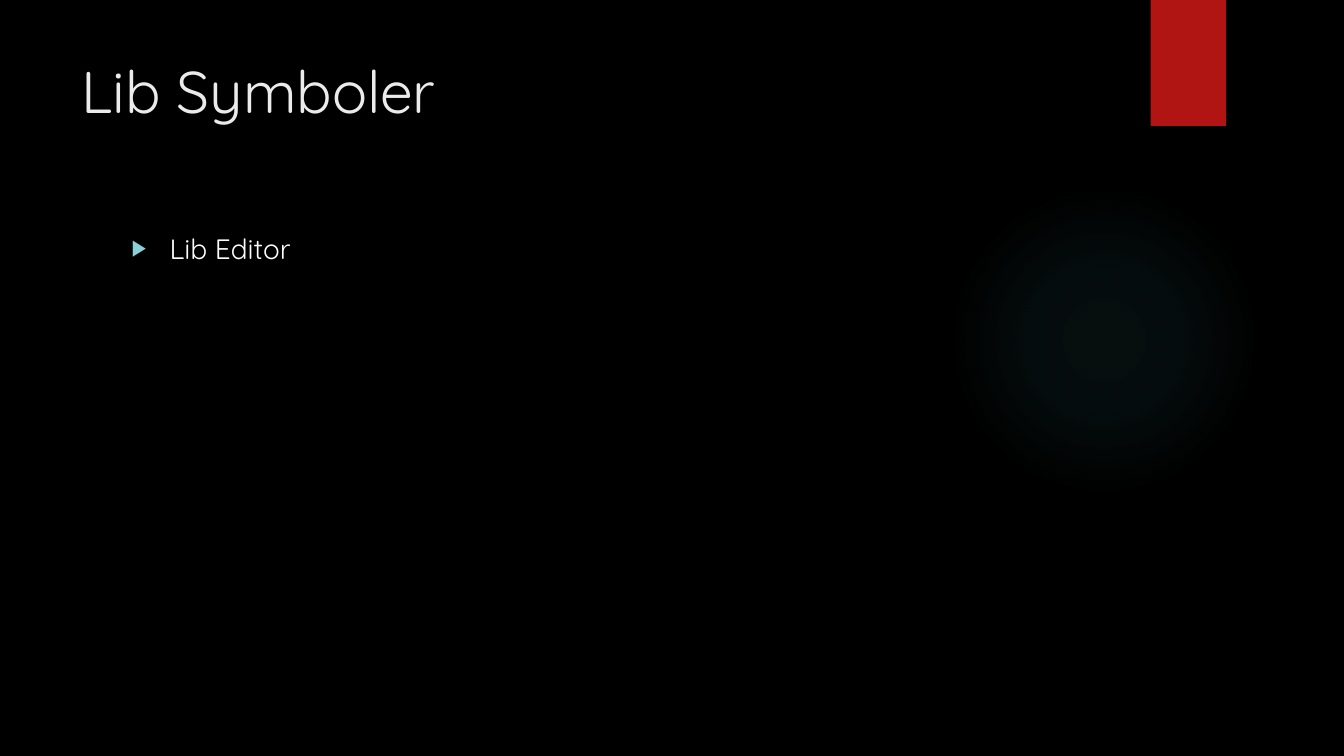
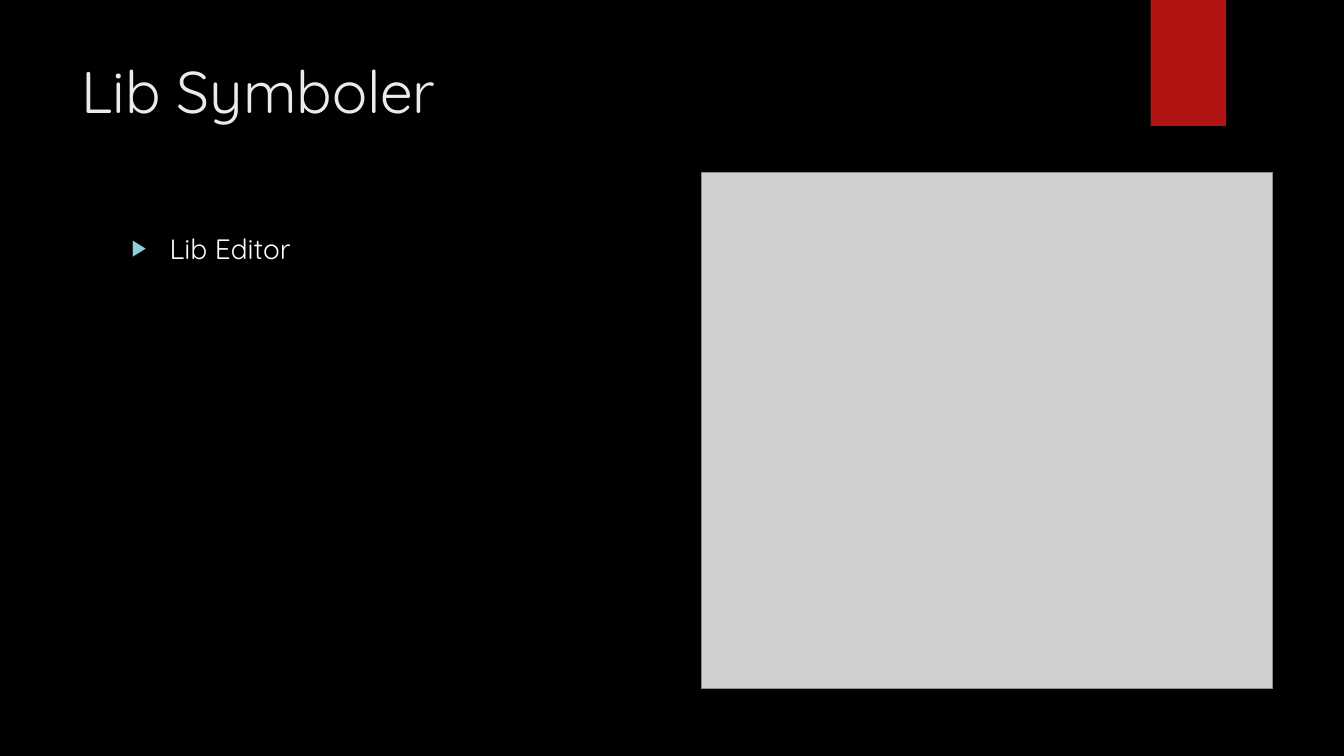
Before and after one commit to gert-lauritsen/Kicad2024, a slide deck: slide 15 of Kicad 2024.pptx. Drawn at 1344x756 pixels with LibreOffice and Linux fonts; fonts in the diff are those of the drawing; grey boxes stand for pictures; background and template pictures are left out. Boxes give left, top, right and bottom in pixels: in the first picture for what was removed or moved away, otherwise in the second. Text is boxed around its words. In the diff, an @@ line names an element or a change of style, - is before the commit and + after.

```diff
--- a/Kicad 2024.pptx
+++ b/Kicad 2024.pptx
@@ picture added at <box>702,172,1273,689</box> @@
@@ ellipse removed at <box>949,185,1259,495</box> @@
```
Also in this commit, not shown: 2 other slides changed, 55 other files.
